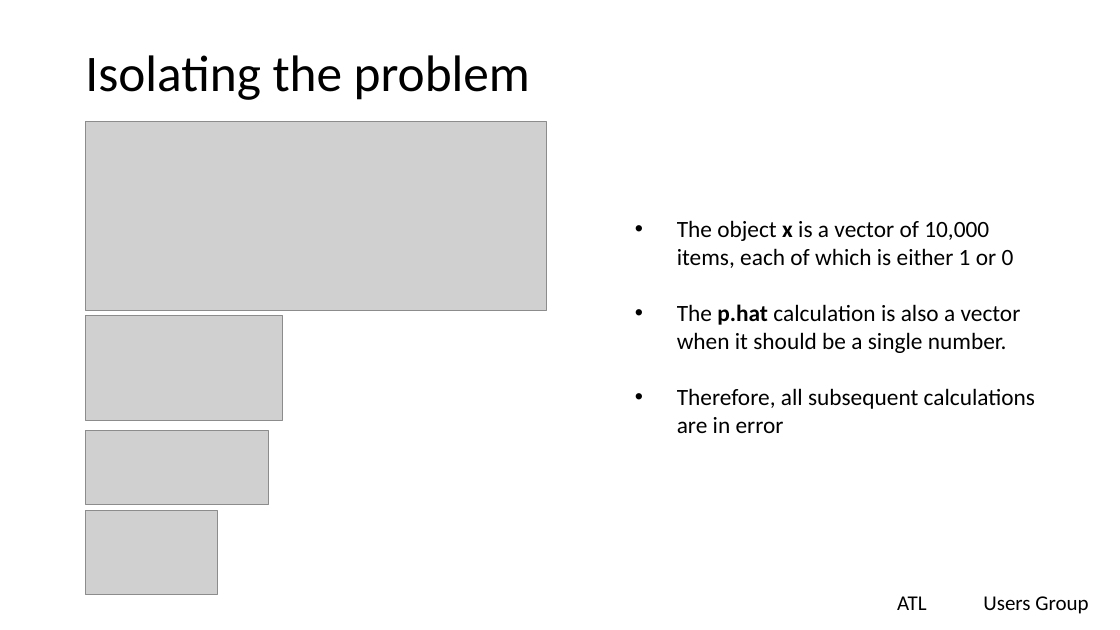
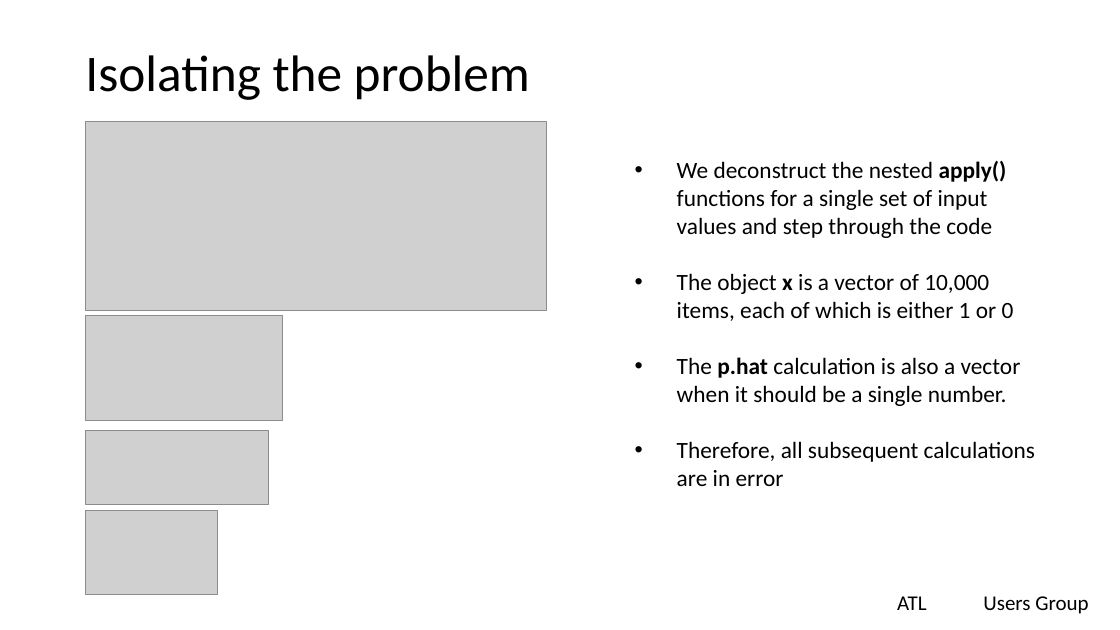
Before and after one commit to lgreski/communications, a slide deck: slide 9 of presentations/debuggingBernoulliTrials.pptx. Drawn at 1120x630 pixels with LibreOffice and Linux fonts; fonts in the diff are those of the drawing; grey boxes stand for pictures; background and template pictures are left out. Boxes give left, top, right and bottom in pixels: in the first picture for what was removed or moved away, otherwise in the second. Text is boxed around its words. In the diff, an @@ line names an element or a change of style, - is before the commit and + after.

```diff
--- a/presentations/debuggingBernoulliTrials.pptx
+++ b/presentations/debuggingBernoulliTrials.pptx
@@ text "We deconstruct the nested apply() ...": place and size @@
-text "We deconstruct the nested apply() ..." at (677,220,1035,433)
+text "We deconstruct the nested apply() ..." at (677,161,1035,486)
@@ text at (677,161,1007,238): paragraph added @@
+• We deconstruct the nested apply()
+  functions for a single set of input
+  values and step through the code
```
Also in this commit, not shown: 8 other slides changed, 6 slides added, 1 slide removed, 2 other files.
